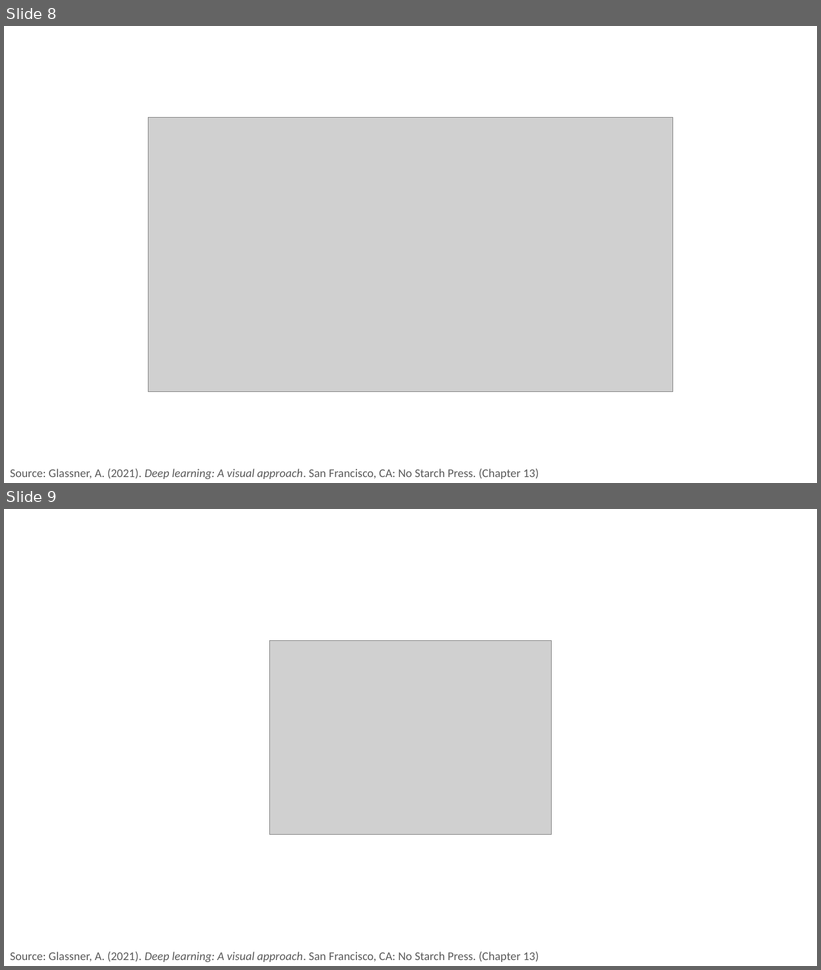
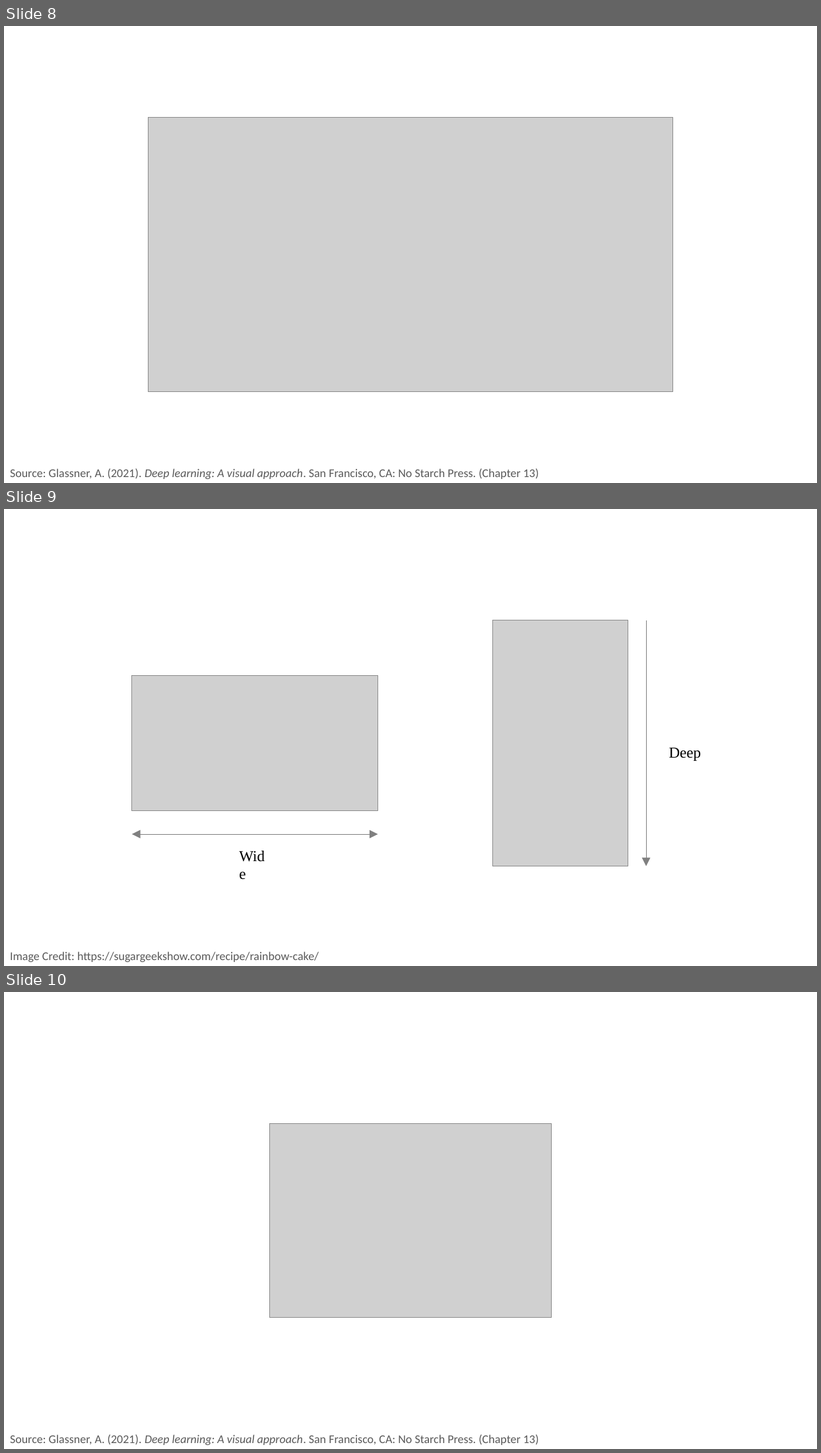
Before and after one commit to PracticumAI/deep_learning, a slide deck: presentations/02.1_neural_anatomy.pptx. Shown one above the other, each under a label of ours: slides 8 and 9 before the commit, slides 8, 9 and 10 after it. The pictures are 821x970 and 821x1453 pixels, drawn with LibreOffice and Linux fonts; fonts in the diff are those of the drawing; grey boxes stand for pictures. Boxes give left, top, right and bottom in pixels: in the first picture for what was removed or moved away, otherwise in the second. Text is boxed around its words. In the diff, an @@ line names an element or a change of style, - is before the commit and + after.

```diff
--- a/presentations/02.1_neural_anatomy.pptx
+++ b/presentations/02.1_neural_anatomy.pptx
@@ slide 9 added at (4, 509, 817, 966), background #FFFFFF @@
@@ picture added at (492, 621, 628, 867) @@
@@ arrow added from (646, 621) to (646, 867), #808080 0.5 pt @@
@@ picture added at (132, 676, 378, 811) @@
@@ text added at (669, 748, 702, 761), 18 pt, text #000000 @@
+Deep
@@ double arrow added from (132, 835) to (378, 835), #808080 0.5 pt @@
@@ text added at (234, 843, 277, 867), 18 pt, text #000000 @@
+Wide
@@ text added at (10, 952, 319, 962), 14 pt, text #595959 @@
+Image Credit: https://sugargeekshow.com/recipe/rainbow-cake/
@@ what was slide 9 is now slide 10 @@
```
Also in this commit, not shown: 1 slide removed, 1 other file.
